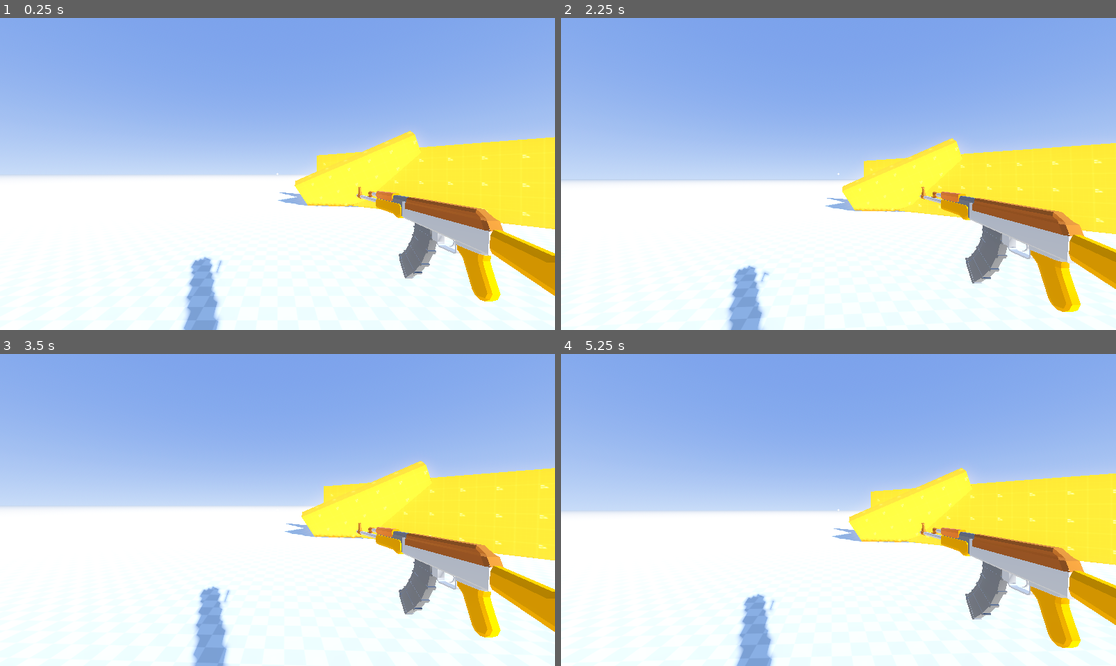
Above: before the commit, frames 1-4 (two rows, left to right).
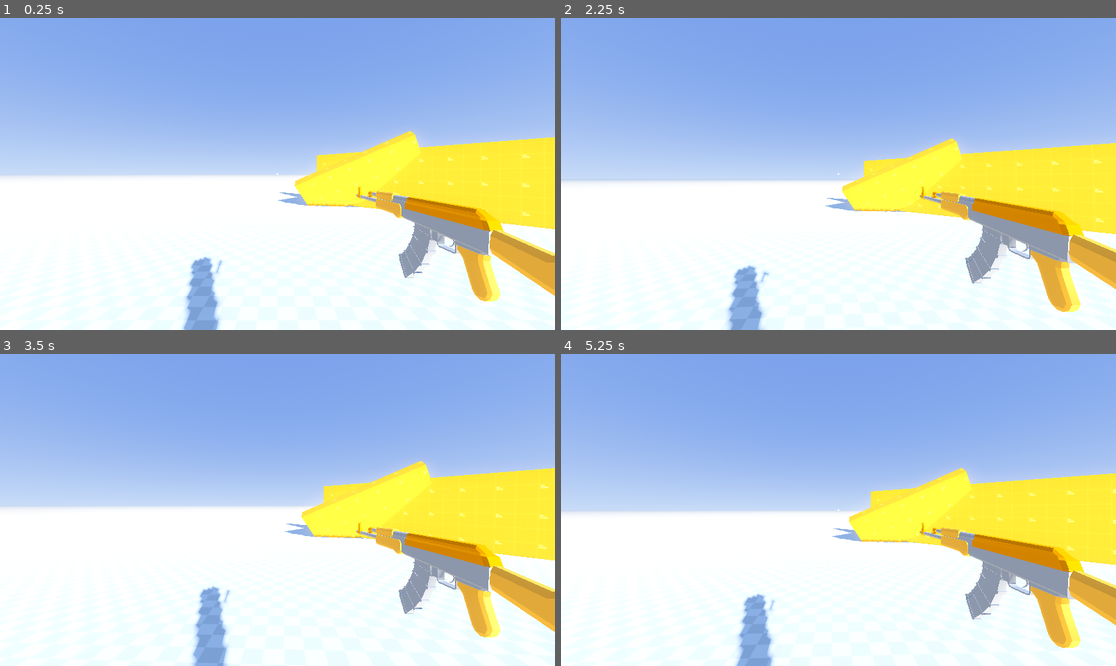
Above: after the commit, the same moments.

Repository: xandwr/deadshot-duels
Game: Godot game, scene res://Scenes/TestWorld.tscn
The game is run twice, just before and just after one commit, with the same random seed, the same clock (stepped at 60 frames per second) and the same inputs.
Inputs (mouse positions are in pixels of both pictures, inside the frame that each line leads up to):
- Up to frame 1 (0.25 s): no input
- Up to frame 2 (2.25 s): tap Enter at 0.5 s; move the mouse to (866, 174) at 0.52 s; press the mouse at (866, 174) at 0.53 s; move the mouse to (810, 174) at 1.27 s; release the mouse at (810, 174) at 1.28 s; click (810, 174) at 1.35 s; tap Space at 2 s; move the mouse to (849, 167) at 2.02 s; press the mouse at (849, 167) at 2.03 s
- Up to frame 3 (3.5 s): move the mouse to (271, 516) at 2.77 s; release the mouse at (271, 516) at 2.78 s; click (271, 516) at 2.85 s
- Up to frame 4 (5.25 s): tap Enter at 3.5 s; move the mouse to (877, 513) at 3.52 s; press the mouse at (877, 513) at 3.53 s; move the mouse to (794, 506) at 4.27 s; release the mouse at (794, 506) at 4.28 s; click (794, 506) at 4.35 s; tap Space at 5 s; move the mouse to (844, 510) at 5.02 s; press the mouse at (844, 510) at 5.03 s

The runs differ from the first frame. In frame 1, 5.0% of the frame differs, in the area x 64-100%, y 54-91%; in frame 2, 5.4%; in frame 3, 5.0%; in frame 4, 5.4%, in the area x 64-100%, y 54-95%.

Commit message:
Tweaked debug AR colours

Diff:
--- a/Guns/assault_rifle.tscn
+++ b/Guns/assault_rifle.tscn
@@ -1,4 +1,8 @@
-[gd_scene load_steps=16 format=4 uid="uid://dcuy4lbgjlusv"]
+[gd_scene load_steps=14 format=4 uid="uid://dcuy4lbgjlusv"]
+
+[ext_resource type="Material" uid="uid://rbyddj3b6ymv" path="res://Materials/debug_orange_light.tres" id="1_tfdsi"]
+[ext_resource type="Material" uid="uid://dc3bb5ucor4nj" path="res://Materials/debug_orange.tres" id="2_mt03c"]
+[ext_resource type="Material" uid="uid://b3etmy42btdip" path="res://Materials/debug_gray.tres" id="2_qw8k1"]
 
 [sub_resource type="StandardMaterial3D" id="StandardMaterial3D_qlh4i"]
 resource_name = "Wood"
@@ -154,28 +158,6 @@
 }]
 blend_shape_mode = 0
 shadow_mesh = SubResource("ArrayMesh_q0mr4")
-
-[sub_resource type="StandardMaterial3D" id="StandardMaterial3D_bb113"]
-albedo_color = Color(0.897457, 0.54318, 0, 1)
-metallic_specular = 0.0
-
-[sub_resource type="StandardMaterial3D" id="StandardMaterial3D_6wb2d"]
-albedo_color = Color(0.442911, 0.442911, 0.442911, 1)
-metallic = 1.0
-roughness = 0.6
-
-[sub_resource type="StandardMaterial3D" id="StandardMaterial3D_0pm2r"]
-albedo_color = Color(0.775063, 0.775063, 0.775063, 1)
-metallic = 1.0
-roughness = 0.61
-
-[sub_resource type="StandardMaterial3D" id="StandardMaterial3D_wjcw1"]
-albedo_color = Color(0.58, 0.29, 0, 1)
-
-[sub_resource type="StandardMaterial3D" id="StandardMaterial3D_ot8cv"]
-albedo_color = Color(1, 0.45, 0, 1)
-metallic = 1.0
-roughness = 0.52
 
 [sub_resource type="Animation" id="Animation_0mjrl"]
 resource_name = "shoot"
@@ -223,11 +205,11 @@
 [node name="AssaultRifle_2" type="MeshInstance3D" parent="RootNode"]
 mesh = SubResource("ArrayMesh_pxebu")
 skeleton = NodePath("")
-surface_material_override/0 = SubResource("StandardMaterial3D_bb113")
-surface_material_override/1 = SubResource("StandardMaterial3D_6wb2d")
-surface_material_override/2 = SubResource("StandardMaterial3D_0pm2r")
-surface_material_override/3 = SubResource("StandardMaterial3D_wjcw1")
-surface_material_override/4 = SubResource("StandardMaterial3D_ot8cv")
+surface_material_override/0 = ExtResource("1_tfdsi")
+surface_material_override/1 = ExtResource("2_qw8k1")
+surface_material_override/2 = ExtResource("2_qw8k1")
+surface_material_override/3 = ExtResource("2_mt03c")
+surface_material_override/4 = ExtResource("1_tfdsi")
 
 [node name="AnimationPlayer" type="AnimationPlayer" parent="."]
 libraries = {
--- /dev/null
+++ b/Materials/debug_gray.tres
@@ -0,0 +1,5 @@
+[gd_resource type="StandardMaterial3D" format=3 uid="uid://b3etmy42btdip"]
+
+[resource]
+albedo_color = Color(0.552956, 0.552956, 0.552956, 1)
+metallic_specular = 0.0
--- /dev/null
+++ b/Materials/debug_orange.tres
@@ -0,0 +1,5 @@
+[gd_resource type="StandardMaterial3D" format=3 uid="uid://dc3bb5ucor4nj"]
+
+[resource]
+albedo_color = Color(0.9, 0.48, 0, 1)
+metallic_specular = 0.0
--- /dev/null
+++ b/Materials/debug_orange_light.tres
@@ -0,0 +1,5 @@
+[gd_resource type="StandardMaterial3D" format=3 uid="uid://rbyddj3b6ymv"]
+
+[resource]
+albedo_color = Color(1, 0.626278, 0.198505, 1)
+metallic_specular = 0.0
